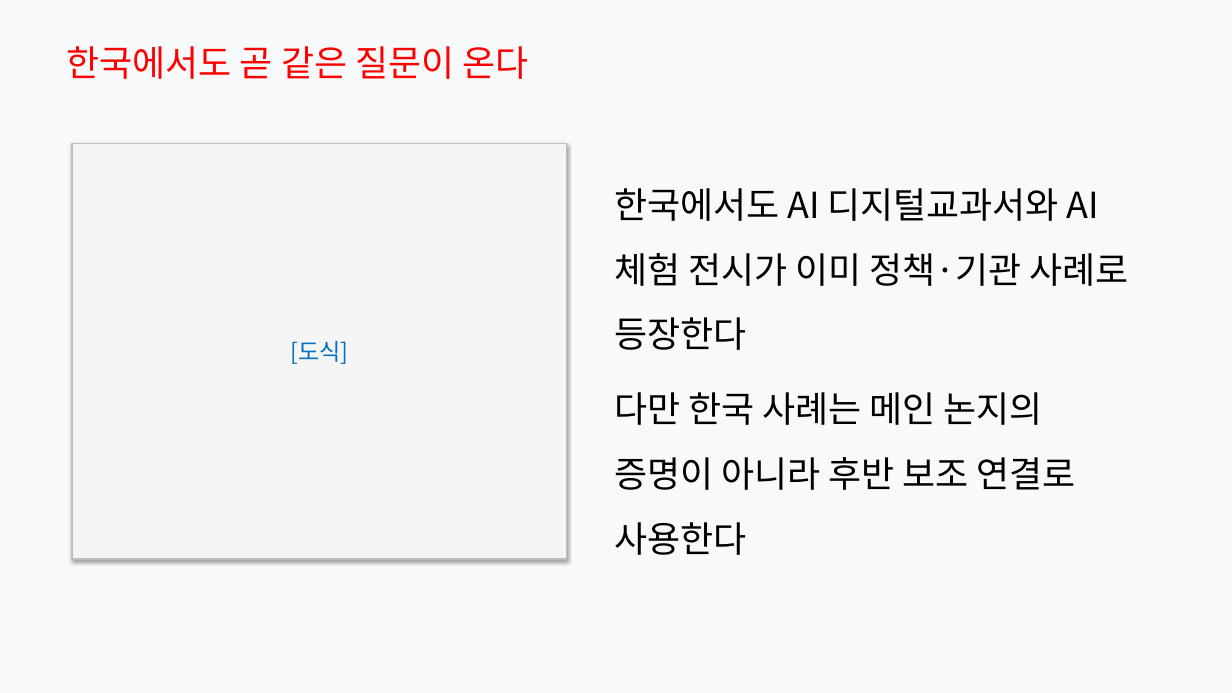
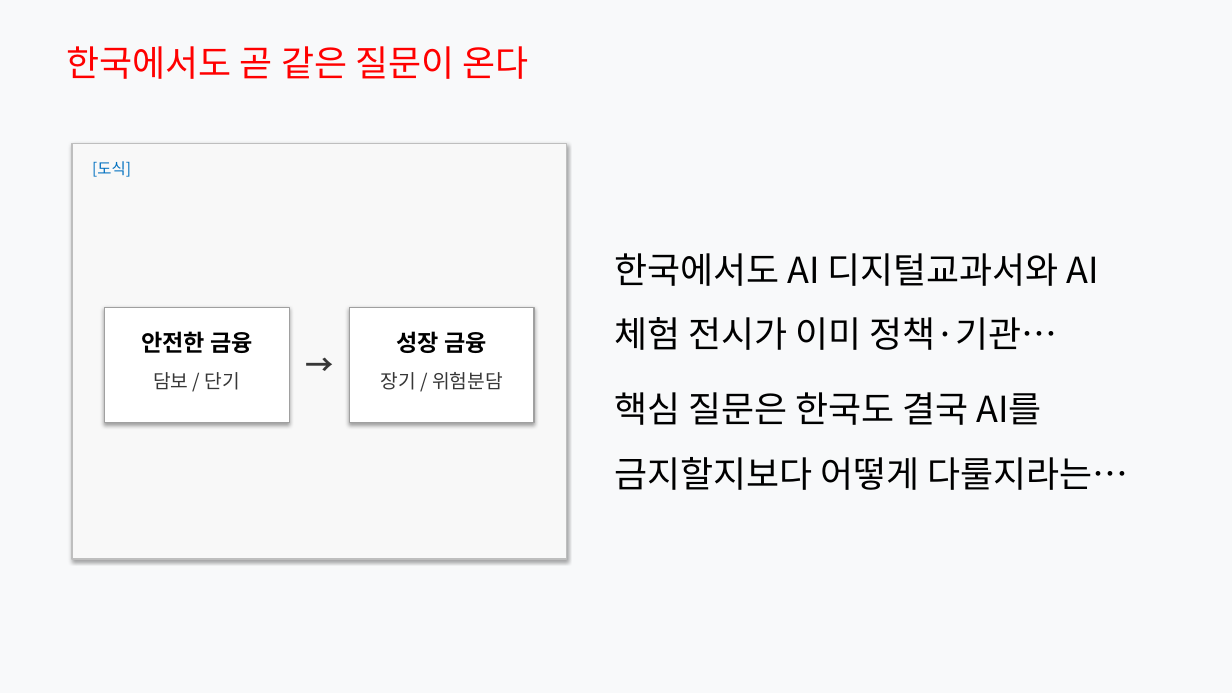
Before and after one commit to Rlearnchan/luddite, a slide deck: slide 18 of outputs/pptx/ai_knowledge_institution_styled_draft.pptx. Drawn at 1232x693 pixels with LibreOffice and Linux fonts; fonts in the diff are those of the drawing. Boxes give left, top, right and bottom in pixels: in the first picture for what was removed or moved away, otherwise in the second. Text is boxed around its words. In the diff, an @@ line names an element or a change of style, - is before the commit and + after.

```diff
--- a/outputs/pptx/ai_knowledge_institution_styled_draft.pptx
+++ b/outputs/pptx/ai_knowledge_institution_styled_draft.pptx
@@ rectangle at <box>72,143,567,559</box>: fill #F5F5F5 to #F8F8F8 @@
@@ text added at <box>92,161,131,177</box>, 12 pt, text #0070C0 @@
+[도식]
@@ text at <box>614,253,1128,490</box>: text changed @@
-한국에서도 AI 디지털교과서와 AI 체험 전시가 이미 정책·기관 사례로 등장한다
-다만 한국 사례는 메인 논지의 증명이 아니라 후반 보조 연결로 사용한다
+한국에서도 AI 디지털교과서와 AI 체험 전시가 이미 정책·기관…
+핵심 질문은 한국도 결국 AI를 금지할지보다 어떻게 다룰지라는…
@@ rectangle added at <box>104,308,289,423</box>, fill #FFFFFF, outline #A0A0A0 1 pt @@
@@ rectangle added at <box>349,308,534,423</box>, fill #FFFFFF, outline #A0A0A0 1 pt @@
@@ text added at <box>141,331,253,353</box>, 18 pt, text #000000, bold @@
+안전한 금융
@@ text in rectangle at <box>290,341,348,364</box>: text removed @@
-[도식]
@@ text added at <box>297,343,343,378</box>, 22 pt, text #373737, bold @@
+→
@@ text added at <box>397,331,487,353</box>, 18 pt, text #000000, bold @@
+성장 금융
@@ text added at <box>153,372,240,390</box>, 15 pt, text #373737 @@
+담보 / 단기
@@ text added at <box>380,372,503,390</box>, 15 pt, text #373737 @@
+장기 / 위험분담
```
Also in this commit, not shown: 18 other slides changed, 8 other files.
